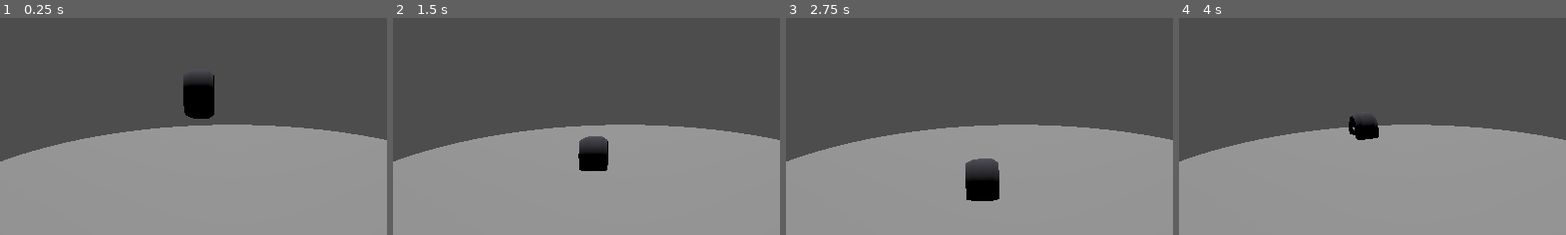
Above: before the commit, frames 1-4 (left to right).
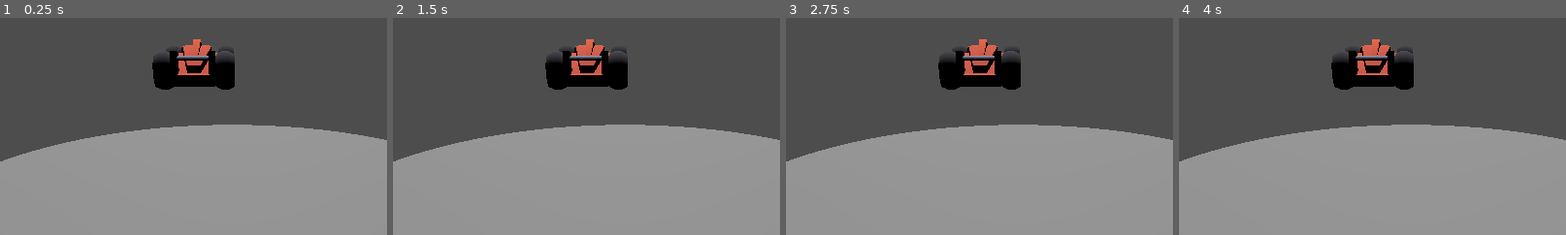
Above: after the commit, the same moments.

Repository: manuelsrleon/modcast
Game: Godot game, scene res://main.tscn
Same seed, same stepped clock (60 frames per second), same inputs: the game is played once before the commit and once after it.
Inputs:
- Up to frame 1 (0.25 s): no input
- Up to frame 2 (1.5 s): hold Right (turn_right) 0.53-1.28 s; tap Enter at 1.25 s; hold Down (reverse) from 1.28 s (still down)
- Up to frame 3 (2.75 s): release Down (reverse) at 2.03 s; hold Right (turn_right) from 2.03 s (still down)
- Up to frame 4 (4 s): tap Space at 2.75 s; release Right (turn_right) at 2.78 s; hold Up (accelerate) 2.78-3.53 s; hold Left (turn_left) from 3.53 s (still down)
The pictures show only the part of the screen within x 20-70%, y 0-50%; the shares and areas given below are measured in that part.

The runs differ from the first frame. In frame 1, 4.6% of the frame differs, in the area x 39-61%, y 9-47%; in frame 2, 4.8%; in frame 3, 5.2%, in the area x 39-61%, y 9-85%; in frame 4, 4.3%.
Error after the commit: Compile Error: Failed to compile depended scripts. (res://player.gd:0)

Commit message:
first network multiplayer implementation tentative

Diff:
--- a/demo/car-sumo/main.tscn
+++ b/demo/car-sumo/main.tscn
@@ -1,6 +1,7 @@
-[gd_scene load_steps=7 format=3 uid="uid://lmidt68j2mgx"]
+[gd_scene load_steps=8 format=3 uid="uid://lmidt68j2mgx"]
 
 [ext_resource type="Script" uid="uid://dvswki6evu22s" path="res://player.gd" id="1_ig7tw"]
+[ext_resource type="Script" uid="uid://bf583hyfnef24" path="res://main.gd" id="1_main"]
 [ext_resource type="ArrayMesh" uid="uid://d3wogq8rlv108" path="res://cars/Models/OBJ format/race.obj" id="2_h2yge"]
 [ext_resource type="PackedScene" uid="uid://cb7k8m2n3p4q5" path="res://ui/pause_menu.tscn" id="2_pause"]
 
@@ -16,7 +17,34 @@
 [sub_resource type="BoxShape3D" id="BoxShape3D_1bvp3"]
 size = Vector3(0.775, 0.8375195, 2.6325636)
 
-[node name="Main" type="Node"]
+[node name="Main" type="Node3D"]
+script = ExtResource("1_main")
+
+[node name="SpawnPoints" type="Node3D" parent="."]
+
+[node name="Spawn1" type="Node3D" parent="SpawnPoints"]
+transform = Transform3D(1, 0, 0, 0, 1, 0, 0, 0, 1, 0, 1.5, -5)
+
+[node name="Spawn2" type="Node3D" parent="SpawnPoints"]
+transform = Transform3D(1, 0, 0, 0, 1, 0, 0, 0, 1, 5, 1.5, -5)
+
+[node name="Spawn3" type="Node3D" parent="SpawnPoints"]
+transform = Transform3D(1, 0, 0, 0, 1, 0, 0, 0, 1, -5, 1.5, -5)
+
+[node name="Spawn4" type="Node3D" parent="SpawnPoints"]
+transform = Transform3D(1, 0, 0, 0, 1, 0, 0, 0, 1, 0, 1.5, -10)
+
+[node name="Spawn5" type="Node3D" parent="SpawnPoints"]
+transform = Transform3D(1, 0, 0, 0, 1, 0, 0, 0, 1, 5, 1.5, -10)
+
+[node name="Spawn6" type="Node3D" parent="SpawnPoints"]
+transform = Transform3D(1, 0, 0, 0, 1, 0, 0, 0, 1, -5, 1.5, -10)
+
+[node name="Spawn7" type="Node3D" parent="SpawnPoints"]
+transform = Transform3D(1, 0, 0, 0, 1, 0, 0, 0, 1, 0, 1.5, 5)
+
+[node name="Spawn8" type="Node3D" parent="SpawnPoints"]
+transform = Transform3D(1, 0, 0, 0, 1, 0, 0, 0, 1, 5, 1.5, 5)
 
 [node name="Ground" type="StaticBody3D" parent="."]
 
--- a/demo/car-sumo/player.gd
+++ b/demo/car-sumo/player.gd
@@ -12,6 +12,18 @@
 var current_speed = 0.0
 var steering_angle = 0.0
 
+# Multiplayer
+var is_local_authority: bool = true
+var last_input: Dictionary = {}
+
+# Event tracking
+var was_on_floor: bool = false
+
+
+func _ready() -> void:
+	# Check if we have local authority
+	if NetworkManager.is_multiplayer_active:
+		is_local_authority = NetworkManager.is_host
 
 func _physics_process(delta: float) -> void:
 	# Add gravity
@@ -23,6 +35,27 @@
 	var reverse_input = Input.get_action_strength("reverse")
 	var steer = Input.get_axis("turn_left", "turn_right")
 
+	# Check if multiplayer is active and we're a client
+	if NetworkManager.is_multiplayer_active and not is_local_authority:
+		# Client: send input to host instead of processing locally
+		_send_input_to_host(accelerate_input, reverse_input, steer, delta)
+		return  # Don't process physics locally
+
+	# Process physics (single-player or host)
+	_process_physics(accelerate_input, reverse_input, steer, delta)
+
+	# If multiplayer host, update NetworkManager with our state
+	if NetworkManager.is_multiplayer_active and is_local_authority:
+		NetworkManager.update_local_player_data({
+			"position": position,
+			"rotation": rotation,
+			"current_speed": current_speed,
+			"steering_angle": steering_angle,
+			"velocity": velocity
+		})
+
+# Process physics (used by single-player, host, and host processing client input)
+func _process_physics(accelerate_input: float, reverse_input: float, steer: float, delta: float) -> void:
 	# Handle acceleration and deceleration
 	if accelerate_input > 0:
 		# RT trigger pressed - accelerating forward
@@ -50,3 +83,66 @@
 	velocity.z = forward_direction.z * current_speed
 
 	move_and_slide()
+
+	# Check for events (only if we have authority to avoid duplicates)
+	if is_local_authority or not NetworkManager.is_multiplayer_active:
+		_check_jump_event()
+		_check_collision_events()
+
+# Send input to host (client only)
+func _send_input_to_host(accelerate: float, reverse: float, steer: float, delta: float) -> void:
+	# Store last input
+	last_input = {
+		"accelerate": accelerate,
+		"reverse": reverse,
+		"steer": steer,
+		"delta": delta
+	}
+
+	# Send to host via RPC (unreliable for frequent updates)
+	rpc_id(1, "receive_client_input", accelerate, reverse, steer, delta)
+
+# Host receives client input
+@rpc("unreliable", "any_peer")
+func receive_client_input(accelerate: float, reverse: float, steer: float, delta: float) -> void:
+	# Only host processes this
+	if not NetworkManager.is_host:
+		return
+
+	# Process physics for this client
+	_process_physics(accelerate, reverse, steer, delta)
+
+# === Game Events ===
+
+# Check for jump (landing detection)
+func _check_jump_event() -> void:
+	# Detect landing (was in air, now on floor)
+	if not was_on_floor and is_on_floor():
+		if NetworkManager.is_multiplayer_active:
+			rpc("broadcast_jump_event")
+
+	was_on_floor = is_on_floor()
+
+# Check for collisions
+func _check_collision_events() -> void:
+	# Check if we collided with something
+	if get_slide_collision_count() > 0:
+		var collision = get_slide_collision(0)
+		if NetworkManager.is_multiplayer_active and collision:
+			var collision_point = collision.get_position()
+			var collision_normal = collision.get_normal()
+			rpc("broadcast_collision_event", collision_point, collision_normal)
+
+# Broadcast jump event to all players
+@rpc("reliable", "call_local")
+func broadcast_jump_event() -> void:
+	# Play jump effect (can be extended with particles, sounds, etc.)
+	print("Player jumped!")
+	# TODO: Add visual/audio effects
+
+# Broadcast collision event to all players
+@rpc("reliable", "call_local")
+func broadcast_collision_event(collision_point: Vector3, collision_normal: Vector3) -> void:
+	# Play collision effect (can be extended with particles, sounds, etc.)
+	print("Player collided at: ", collision_point, " with normal: ", collision_normal)
+	# TODO: Add visual/audio effects
--- a/demo/car-sumo/project.godot
+++ b/demo/car-sumo/project.godot
@@ -19,6 +19,7 @@
 
 SaveManager="*res://scripts/save_manager.gd"
 CarManager="*res://scripts/car_manager.gd"
+NetworkManager="*res://scripts/network_manager.gd"
 
 [input]
 
--- a/demo/car-sumo/scripts/pause_menu.gd
+++ b/demo/car-sumo/scripts/pause_menu.gd
@@ -2,6 +2,19 @@
 
 @onready var car_list = %CarList
 @onready var resume_button = %ResumeButton
+
+# Multiplayer UI elements
+@onready var host_button = %HostButton
+@onready var join_button = %JoinButton
+@onready var connection_panel = %ConnectionPanel
+@onready var ip_line_edit = %IPLineEdit
+@onready var connect_button = %ConnectButton
+@onready var lobby_panel = %LobbyPanel
+@onready var player_list_container = %PlayerList
+@onready var admin_controls = %AdminControls
+@onready var start_game_button = %StartGameButton
+@onready var disconnect_button = %DisconnectButton
+@onready var status_label = %StatusLabel
 
 var current_selected_car: String = ""
 var car_buttons: Dictionary = {}
@@ -11,6 +24,21 @@
 	populate_car_list()
 	resume_button.pressed.connect(_on_resume_pressed)
 
+	# Connect multiplayer button signals
+	host_button.pressed.connect(_on_host_pressed)
+	join_button.pressed.connect(_on_join_pressed)
+	connect_button.pressed.connect(_on_connect_pressed)
+	start_game_button.pressed.connect(_on_start_game_pressed)
+	disconnect_button.pressed.connect(_on_disconnect_pressed)
+
+	# Connect NetworkManager signals
+	NetworkManager.peer_connected.connect(_on_peer_joined)
+	NetworkManager.peer_disconnected.connect(_on_peer_left)
+	NetworkManager.player_list_updated.connect(_update_player_list)
+	NetworkManager.connection_succeeded.connect(_on_connection_succeeded)
+	NetworkManager.connection_failed.connect(_on_connection_failed)
+	NetworkManager.game_started.connect(_on_game_started)
+
 	var saved_car = SaveManager.get_saved_car()
 	if saved_car != "" and CarManager.car_exists(saved_car):
 		current_selected_car = saved_car
@@ -27,10 +55,14 @@
 
 func toggle_pause() -> void:
 	visible = !visible
-	get_tree().paused = visible
+
+	# Don't pause tree in multiplayer
+	if not NetworkManager.is_multiplayer_active:
+		get_tree().paused = visible
 
 	if visible:
 		populate_car_list()
+		_update_multiplayer_ui()
 
 func populate_car_list() -> void:
 	for child in car_list.get_children():
@@ -59,6 +91,10 @@
 	current_selected_car = car_name
 	apply_car_selection(car_name, true)
 	update_selection_indicator()
+
+	# Sync car selection in multiplayer
+	if NetworkManager.is_multiplayer_active:
+		NetworkManager.broadcast_car_change(car_name)
 
 func apply_car_selection(car_name: String, should_save: bool) -> void:
 	var player = get_tree().get_first_node_in_group("player")
@@ -94,3 +130,118 @@
 
 func _on_resume_pressed() -> void:
 	toggle_pause()
+
+# === Multiplayer Functions ===
+
+func _on_host_pressed() -> void:
+	var player_name = "Player"  # Could get from settings
+	var result = NetworkManager.host_game(player_name)
+
+	if result == OK:
+		status_label.text = "Hosting game..."
+		lobby_panel.visible = true
+		admin_controls.visible = true
+		host_button.disabled = true
+		join_button.disabled = true
+		_update_player_list()
+	else:
+		status_label.text = "Failed to host game"
+
+func _on_join_pressed() -> void:
+	connection_panel.visible = true
+	status_label.text = "Enter host IP address"
+
+func _on_connect_pressed() -> void:
+	var host_ip = ip_line_edit.text.strip_edges()
+
+	if host_ip.is_empty():
+		status_label.text = "Please enter host IP"
+		return
+
+	var player_name = "Player"  # Could get from settings
+	var result = NetworkManager.join_game(host_ip, player_name)
+
+	if result == OK:
+		status_label.text = "Connecting to host..."
+		connection_panel.visible = false
+	else:
+		status_label.text = "Failed to connect"
+
+func _on_start_game_pressed() -> void:
+	if not NetworkManager.is_host:
+		return
+
+	NetworkManager.start_game()
+	status_label.text = "Starting game..."
+
+func _on_disconnect_pressed() -> void:
+	NetworkManager.disconnect_from_game()
+	_reset_multiplayer_ui()
+	status_label.text = "Disconnected"
+
+func _on_peer_joined(peer_id: int) -> void:
+	print("Peer joined UI update: ", peer_id)
+	_update_player_list()
+
+func _on_peer_left(peer_id: int) -> void:
+	print("Peer left UI update: ", peer_id)
+	_update_player_list()
+
+func _on_connection_succeeded() -> void:
+	status_label.text = "Connected!"
+	lobby_panel.visible = true
+	admin_controls.visible = false
+	host_button.disabled = true
+	join_button.disabled = true
+	_update_player_list()
+
+func _on_connection_failed(reason: String) -> void:
+	status_label.text = "Connection failed: " + reason
+	_reset_multiplayer_ui()
+
+func _on_game_started() -> void:
+	status_label.text = "Game started!"
+	# Hide pause menu when game starts
+	toggle_pause()
+
+func _update_multiplayer_ui() -> void:
+	if not NetworkManager.is_multiplayer_active:
+		lobby_panel.visible = false
+		connection_panel.visible = false
+		host_button.disabled = false
+		join_button.disabled = false
+		status_label.text = ""
+		return
+
+	# Update based on connection state
+	_update_player_list()
+
+func _update_player_list() -> void:
+	# Clear existing player list
+	for child in player_list_container.get_children():
+		child.queue_free()
+
+	# Populate with connected players
+	for peer_id in NetworkManager.connected_peers:
+		var player_data = NetworkManager.get_player_data(peer_id)
+		var label = Label.new()
+
+		var player_text = player_data.get("player_name", "Unknown")
+		var car_text = player_data.get("car_model", "No car")
+		var is_host_text = " (Host)" if player_data.get("is_host", false) else ""
+
+		label.text = "%s - %s%s" % [player_text, car_text, is_host_text]
+		label.horizontal_alignment = HORIZONTAL_ALIGNMENT_CENTER
+		player_list_container.add_child(label)
+
+func _reset_multiplayer_ui() -> void:
+	lobby_panel.visible = false
+	connection_panel.visible = false
+	admin_controls.visible = false
+	host_button.disabled = false
+	join_button.disabled = false
+	status_label.text = ""
+
+	# Clear player list
+	for child in player_list_container.get_children():
+		child.queue_free()
--- a/demo/car-sumo/ui/pause_menu.tscn
+++ b/demo/car-sumo/ui/pause_menu.tscn
@@ -62,6 +62,92 @@
 [node name="HSeparator3" type="HSeparator" parent="ColorRect/PanelContainer/VBoxContainer"]
 layout_mode = 2
 
+[node name="MultiplayerLabel" type="Label" parent="ColorRect/PanelContainer/VBoxContainer"]
+layout_mode = 2
+text = "Multiplayer"
+horizontal_alignment = 1
+
+[node name="HSeparator4" type="HSeparator" parent="ColorRect/PanelContainer/VBoxContainer"]
+layout_mode = 2
+
+[node name="MultiplayerButtons" type="HBoxContainer" parent="ColorRect/PanelContainer/VBoxContainer"]
+layout_mode = 2
+
+[node name="HostButton" type="Button" parent="ColorRect/PanelContainer/VBoxContainer/MultiplayerButtons"]
+unique_name_in_owner = true
+layout_mode = 2
+size_flags_horizontal = 3
+text = "Host Game"
+
+[node name="JoinButton" type="Button" parent="ColorRect/PanelContainer/VBoxContainer/MultiplayerButtons"]
+unique_name_in_owner = true
+layout_mode = 2
+size_flags_horizontal = 3
+text = "Join Game"
+
+[node name="ConnectionPanel" type="VBoxContainer" parent="ColorRect/PanelContainer/VBoxContainer"]
+unique_name_in_owner = true
+visible = false
+layout_mode = 2
+
+[node name="IPLabel" type="Label" parent="ColorRect/PanelContainer/VBoxContainer/ConnectionPanel"]
+layout_mode = 2
+text = "Enter Host IP:"
+horizontal_alignment = 1
+
+[node name="IPLineEdit" type="LineEdit" parent="ColorRect/PanelContainer/VBoxContainer/ConnectionPanel"]
+unique_name_in_owner = true
+layout_mode = 2
+placeholder_text = "127.0.0.1"
+
+[node name="ConnectButton" type="Button" parent="ColorRect/PanelContainer/VBoxContainer/ConnectionPanel"]
+unique_name_in_owner = true
+layout_mode = 2
+text = "Connect"
+
+[node name="LobbyPanel" type="VBoxContainer" parent="ColorRect/PanelContainer/VBoxContainer"]
+unique_name_in_owner = true
+visible = false
+layout_mode = 2
+
+[node name="PlayersLabel" type="Label" parent="ColorRect/PanelContainer/VBoxContainer/LobbyPanel"]
+layout_mode = 2
+text = "Connected Players:"
+horizontal_alignment = 1
+
+[node name="ScrollContainer" type="ScrollContainer" parent="ColorRect/PanelContainer/VBoxContainer/LobbyPanel"]
+custom_minimum_size = Vector2(0, 100)
+layout_mode = 2
+
+[node name="PlayerList" type="VBoxContainer" parent="ColorRect/PanelContainer/VBoxContainer/LobbyPanel/ScrollContainer"]
+unique_name_in_owner = true
+layout_mode = 2
+size_flags_horizontal = 3
+
+[node name="AdminControls" type="VBoxContainer" parent="ColorRect/PanelContainer/VBoxContainer/LobbyPanel"]
+unique_name_in_owner = true
+visible = false
+layout_mode = 2
+
+[node name="StartGameButton" type="Button" parent="ColorRect/PanelContainer/VBoxContainer/LobbyPanel/AdminControls"]
+unique_name_in_owner = true
+layout_mode = 2
+text = "Start Game"
+
+[node name="DisconnectButton" type="Button" parent="ColorRect/PanelContainer/VBoxContainer/LobbyPanel"]
+unique_name_in_owner = true
+layout_mode = 2
+text = "Disconnect"
+
+[node name="StatusLabel" type="Label" parent="ColorRect/PanelContainer/VBoxContainer"]
+unique_name_in_owner = true
+layout_mode = 2
+text = ""
+horizontal_alignment = 1
+
+[node name="HSeparator5" type="HSeparator" parent="ColorRect/PanelContainer/VBoxContainer"]
+layout_mode = 2
+
 [node name="ResumeButton" type="Button" parent="ColorRect/PanelContainer/VBoxContainer"]
 unique_name_in_owner = true
 layout_mode = 2
